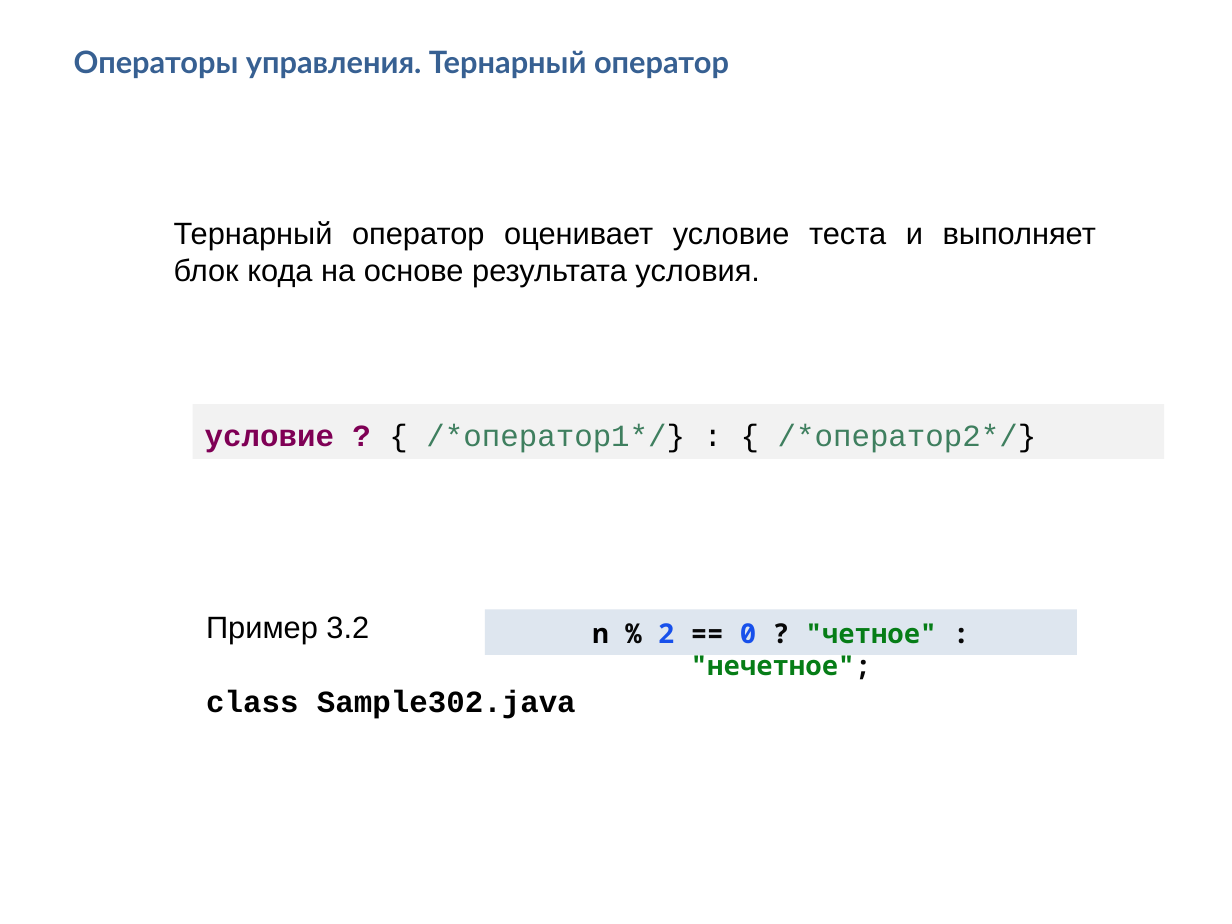
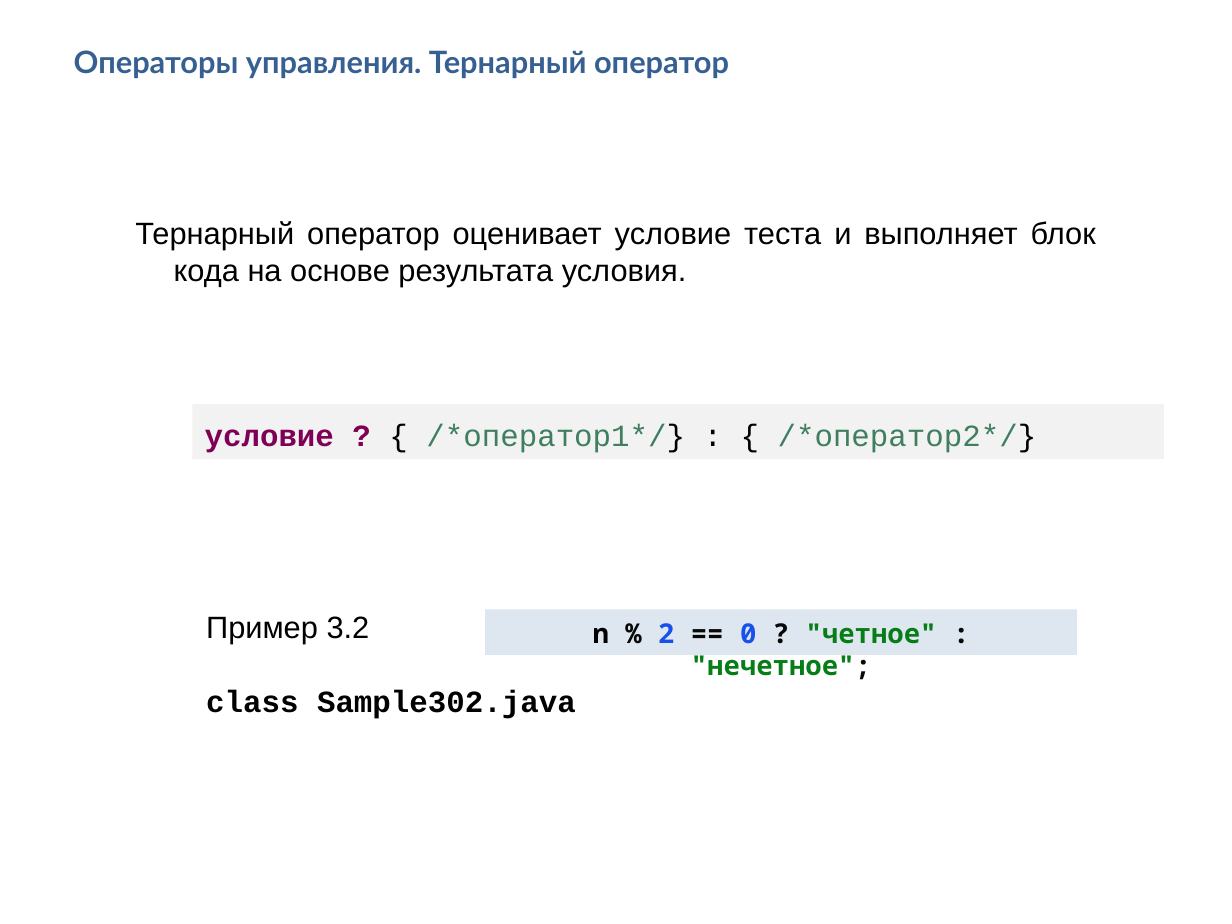
Before and after one commit to Vyacheslav2023/javase0111, a slide deck: slide 5 of presentation/JavaSE103ifswithwhilefor.pptx. Drawn at 1232x924 pixels with LibreOffice and Linux fonts; fonts in the diff are those of the drawing. Boxes give left, top, right and bottom in pixels: in the first picture for what was removed or moved away, otherwise in the second. Text is boxed around its words. In the diff, an @@ line names an element or a change of style, - is before the commit and + after.

```diff
--- a/presentation/JavaSE103ifswithwhilefor.pptx
+++ b/presentation/JavaSE103ifswithwhilefor.pptx
@@ text "Тернарный оператор оценивает условие теста ..." at (135,221,1096,286): indent changed @@
```
Also in this commit, not shown: 3 other slides changed, 23 other files.
